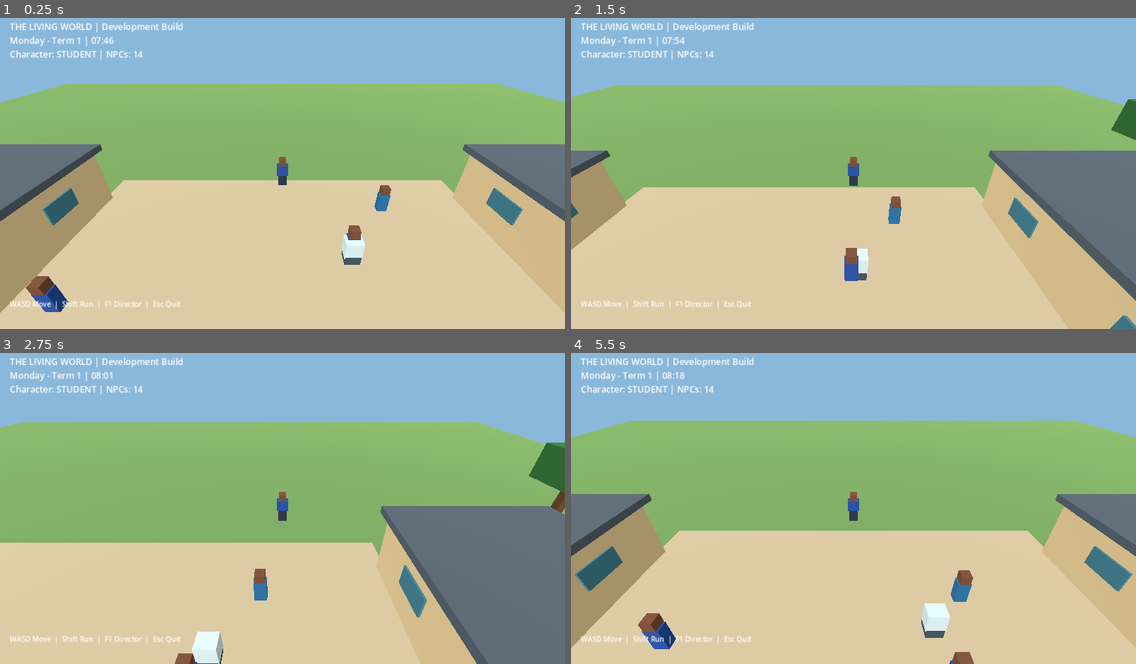
Above: before the commit, frames 1-4 (two rows, left to right).
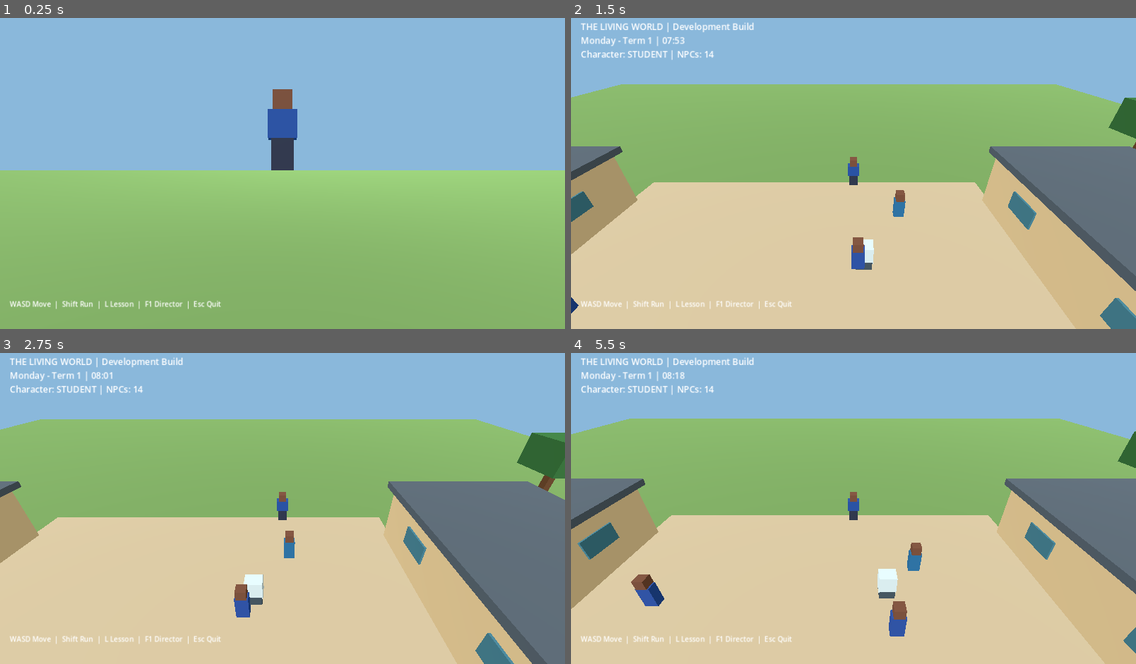
Above: after the commit, the same moments.

Repository: chaukentsakiso55-a11y/the-living-world
Game: Godot game, scene res://scenes/main.tscn
Two runs of this game, one before a commit and one after it. Both use one fixed random seed, a clock stepped at 60 frames per second and the inputs below.
Inputs:
- Up to frame 1 (0.25 s): no input
- Up to frame 2 (1.5 s): tap Enter at 0.5 s; hold D 0.53-1.28 s; tap L at 0.6, 1.35 s; hold S from 1.28 s (still down)
- Up to frame 3 (2.75 s): release S at 2.03 s; hold D from 2.03 s (still down); tap Tab at 2.1 s; tap L at 2.3 s
- Up to frame 4 (5.5 s): release D at 2.78 s; hold W 2.78-3.53 s; tap 1 at 2.85 s; tap L every 0.75 s from 3.05 to 5.3 s; hold A 3.53-5.03 s; tap 2 at 3.6 s; tap 3 at 4.35 s; hold S from 5.03 s (still down); tap P at 5.1 s

The runs differ from the first frame. In frame 1, 79% of the frame differs, in the area x 0-100%, y 1-100%; in frame 2, 5.5%; in frame 3, 17%; in frame 4, 18%.
Error after the commit: Cannot call method 'add_child' on a null value. (res://scripts/main.gd:143)

Commit message:
Integrate interactive classroom lesson and saved progress into game

Diff:
--- a/scripts/main.gd
+++ b/scripts/main.gd
@@ -18,10 +18,18 @@
 var help: Label
 var director_panel: Label
 var ground_material: StandardMaterial3D
+var lesson_ui: Control
+var lesson_text: Label
+var lesson_answer: LineEdit
+var lesson_feedback: Label
+var active_lesson := "maths_g10_linear"
+var progress: Dictionary = {}
 
 func _ready() -> void:
 	_build_world()
 	_build_ui()
+	_build_lesson_ui()
+	progress = GameSettings.load_progress()
 	Input.set_mouse_mode(Input.MOUSE_MODE_VISIBLE)
 
 func _material(color: Color) -> StandardMaterial3D:
@@ -118,7 +126,7 @@
 	canvas.add_child(hud)
 	help = Label.new()
 	help.position = Vector2(22, 652)
-	help.text = "WASD Move  |  Shift Run  |  F1 Director  |  Esc Quit"
+	help.text = "WASD Move  |  Shift Run  |  L Lesson  |  F1 Director  |  Esc Quit"
 	help.add_theme_color_override("font_color", Color.WHITE)
 	canvas.add_child(help)
 	director_panel = Label.new()
@@ -127,8 +135,59 @@
 	director_panel.add_theme_color_override("font_color", Color(1, 0.95, 0.65))
 	canvas.add_child(director_panel)
 
+func _build_lesson_ui() -> void:
+	var canvas := get_node("CanvasLayer") as CanvasLayer
+	lesson_ui = PanelContainer.new()
+	lesson_ui.position = Vector2(260, 95)
+	lesson_ui.custom_minimum_size = Vector2(760, 480)
+	canvas.add_child(lesson_ui)
+	var content := VBoxContainer.new()
+	content.add_theme_constant_override("separation", 14)
+	lesson_ui.add_child(content)
+	lesson_text = Label.new()
+	lesson_text.custom_minimum_size = Vector2(720, 300)
+	lesson_text.autowrap_mode = TextServer.AUTOWRAP_WORD_SMART
+	content.add_child(lesson_text)
+	lesson_answer = LineEdit.new()
+	lesson_answer.placeholder_text = "Your answer"
+	content.add_child(lesson_answer)
+	var submit := Button.new()
+	submit.text = "Submit answer"
+	submit.pressed.connect(_submit_lesson)
+	content.add_child(submit)
+	lesson_feedback = Label.new()
+	lesson_feedback.autowrap_mode = TextServer.AUTOWRAP_WORD_SMART
+	content.add_child(lesson_feedback)
+	lesson_ui.visible = false
+
+func _toggle_lesson() -> void:
+	lesson_ui.visible = not lesson_ui.visible
+	if lesson_ui.visible:
+		var data := LessonLibrary.get_lesson(active_lesson)
+		lesson_text.text = "%s - Grade %s\\n%s\\n\\nObjective: %s\\n\\n%s\\n\\nQuestion: %s" % [data["subject"], data["grade"], data["title"], data["objective"], data["explanation"], data["question"]]
+		lesson_feedback.text = ""
+		lesson_answer.text = ""
+
+func _submit_lesson() -> void:
+	var data := LessonLibrary.get_lesson(active_lesson)
+	if LessonLibrary.check_answer(active_lesson, lesson_answer.text):
+		lesson_feedback.text = "Correct! Lesson completed."
+		var completed: Array = progress.get("completed_lessons", [])
+		if not completed.has(active_lesson):
+			completed.append(active_lesson)
+			progress["completed_lessons"] = completed
+			progress["correct_answers"] = int(progress.get("correct_answers", 0)) + 1
+			GameSettings.save_progress(progress)
+	else:
+		lesson_feedback.text = "Not quite. " + str(data["feedback"])
+
 func _unhandled_key_input(event: InputEvent) -> void:
 	if not event is InputEventKey or not event.pressed or event.echo:
+		return
+	if event.keycode == KEY_L:
+		_toggle_lesson()
+		return
+	if lesson_ui.visible:
 		return
 	match event.keycode:
 		KEY_F1:
@@ -160,6 +219,8 @@
 	var dt := minf(delta, 0.08)
 	elapsed += dt
 	world_minutes = fposmod(world_minutes + dt * time_multiplier, 1440)
+	if lesson_ui.visible:
+		return
 	var active := robot if robot_control else player
 	var direction := Vector2.ZERO
 	if Input.is_key_pressed(KEY_W):
